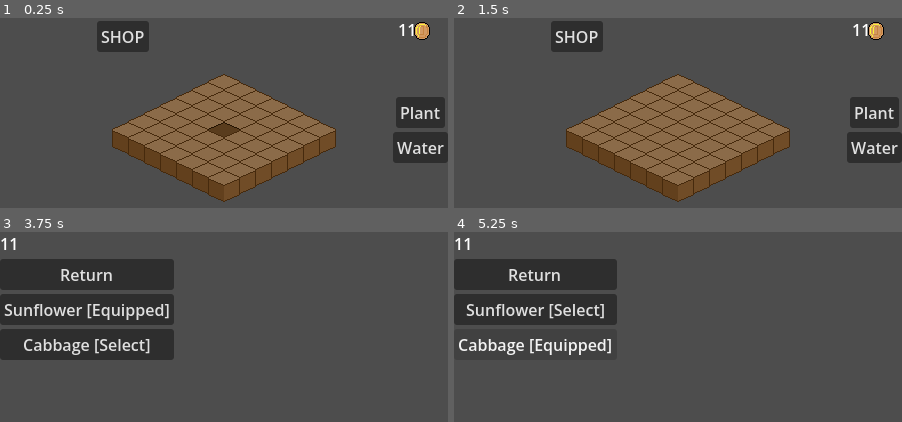
Above: before the commit, frames 1-4 (two rows, left to right).
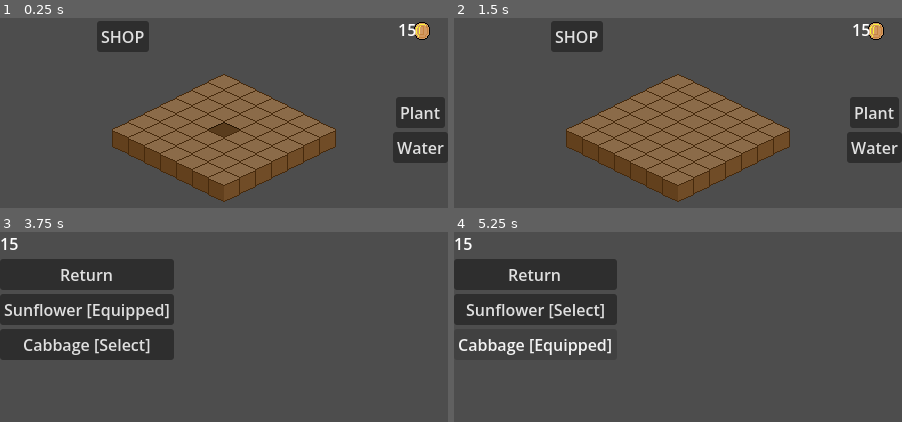
Above: after the commit, the same moments.

Repository: Ronph/godot-idle-garden
Game: Godot game, scene res://Scenes/Garden.tscn
Same seed, same stepped clock (60 frames per second), same inputs: the game is played once before the commit and once after it.
Inputs:
- Up to frame 1 (0.25 s): no input
- Up to frame 2 (1.5 s): click "SHOP" at 0.5 s; click "Return" at 1.25 s
- Up to frame 3 (3.75 s): click "Plant" at 2 s; click "Water" at 2.75 s; click "SHOP" at 3.5 s
- Up to frame 4 (5.25 s): click "Sunflower [Equipped]" at 4.25 s; click "Cabbage [Select]" at 5 s

The runs differ from the first frame. In frame 1, less than 0.1% of the frame differs, in the area x 91-93%, y 3-10%; in frame 2, less than 0.1%; in frame 3, less than 0.1%; in frame 4, less than 0.1%.

Commit message:
fixed error when harvesting empty tile, and fixed error with harvesting plant early making the plant go down a stage

Diff:
--- a/Scripts/flowers.gd
+++ b/Scripts/flowers.gd
@@ -4,12 +4,14 @@
 	get: return GameManager.currentFlower # default flower (we will add code later on to change the current default)
 
 func harvest_flower(tile, flowName, stage, x, y):
+	if flowName == "":
+		return [flowName, stage, x, y]
 	if stage == GameManager.flowerDic[flowName][1] - 1:
 		erase_cell(tile)
 		GameManager.gain_coins(GameManager.flowerDic[flowName][2])
 		return ["", -1, x, y]
 	else:
-		return [flowName, stage - 1 , x, y]
+		return [flowName, stage, x, y]
 
 func place_random_flower(tile, _flowName, _stage, x, y):
 	set_cell(tile, GameManager.flowerDic[currentFlower][0], Vector2i(0, 0), 0)
--- a/garden_save.json
+++ b/garden_save.json
@@ -1 +1 @@
-{"gold":11,"time":0,"unlocks":["Sunflower","Cabbage"]}
+{"gold":15,"time":0,"unlocks":["Sunflower","Cabbage"]}
